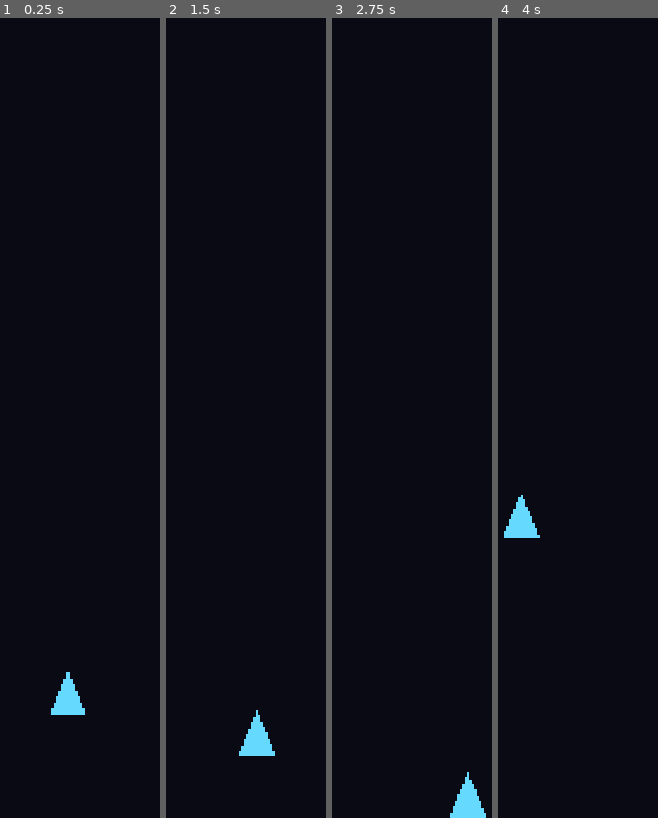
Above: before the commit, frames 1-4 (left to right).
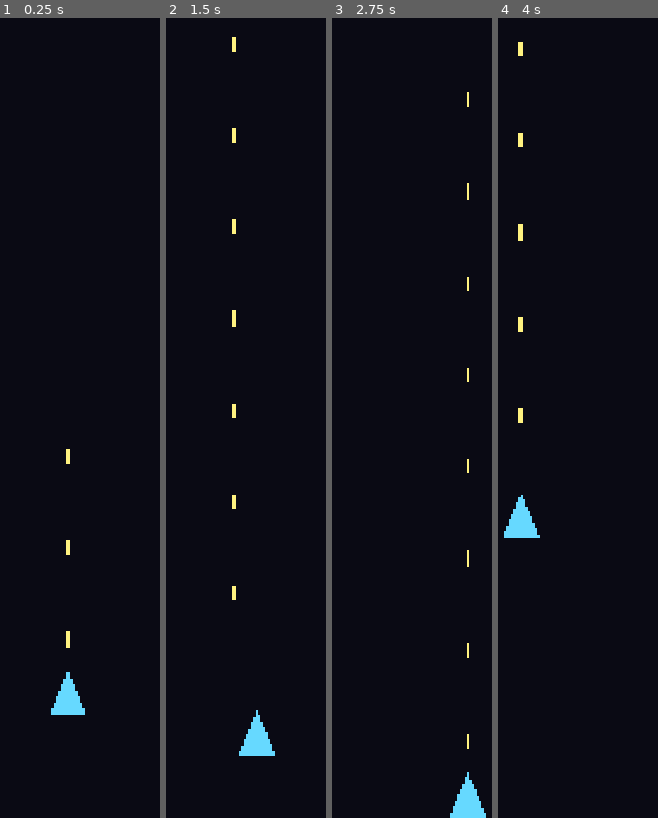
Above: after the commit, the same moments.

Repository: GDPonsoni/Nucleon-Squad-3D
Game: Godot game, scene res://scenes/main.tscn
Two runs of this game, one before a commit and one after it. Both use one fixed random seed, a clock stepped at 60 frames per second and the inputs below.
Inputs (mouse positions are in pixels of both pictures, inside the frame that each line leads up to):
- Up to frame 1 (0.25 s): no input
- Up to frame 2 (1.5 s): tap Enter at 0.5 s; move the mouse to (outside the picture) at 0.52 s; click (outside the picture) at 0.67 s; tap Space at 1.25 s; drag from (outside the picture) to (210, 578) at 1.27 s
- Up to frame 3 (2.75 s): move the mouse to (445, 242) at 2.02 s; click (445, 242) at 2.17 s
- Up to frame 4 (4 s): tap Enter at 2.75 s; drag from (542, 578) to (outside the picture) at 2.77 s; move the mouse to (outside the picture) at 3.52 s; click (outside the picture) at 3.67 s

The runs differ from the first frame. In frame 1, 0.1% of the frame differs, in the area x 41-44%, y 53-79%; in frame 2, 0.3%, in the area x 41-44%, y 2-73%; in frame 3, 0.2%; in frame 4, 0.3%.

Commit message:
feat(weapons): adiciona tiro automático com pooling de projéteis
Co-Authored-By: Claude Opus 5.5 <noreply@anthropic.com>

Diff:
--- a/scripts/core/main.gd
+++ b/scripts/core/main.gd
@@ -3,6 +3,8 @@
 
 var touch_input: TouchInput
 var player: Player
+var bullet_pool: BulletPool
+var gun: AutoGun
 
 
 func _ready() -> void:
@@ -12,7 +14,17 @@
 	touch_input.name = "TouchInput"
 	add_child(touch_input)
 
+	# Pool antes da nave para os projéteis ficarem atrás dela
+	bullet_pool = BulletPool.new()
+	bullet_pool.name = "BulletPool"
+	add_child(bullet_pool)
+
 	player = Player.new()
 	player.name = "Player"
 	add_child(player)
 	player.bind_input(touch_input)
+
+	gun = AutoGun.new()
+	gun.name = "AutoGun"
+	add_child(gun)
+	gun.setup(player, bullet_pool)
--- /dev/null
+++ b/scripts/weapons/auto_gun.gd
@@ -0,0 +1,21 @@
+class_name AutoGun
+extends Node
+## Tiro automático contínuo a partir da ponta da nave.
+
+var _shooter: Node2D
+var _pool: BulletPool
+var _cooldown: float = 0.0
+
+
+func setup(shooter: Node2D, pool: BulletPool) -> void:
+	_shooter = shooter
+	_pool = pool
+
+
+func _process(delta: float) -> void:
+	# delta escalado: a cadência também desacelera na câmera lenta
+	_cooldown -= delta
+	if _cooldown > 0.0:
+		return
+	_cooldown += 1.0 / Params.fire_rate
+	_pool.spawn(_shooter.position + Vector2(0.0, -Params.ship_size.y * 0.5))
--- /dev/null
+++ b/scripts/weapons/bullet.gd
@@ -0,0 +1,26 @@
+class_name Bullet
+extends Node2D
+## Projétil reutilizável (vive no BulletPool). Sobe em linha reta.
+
+signal expired(bullet: Bullet)
+
+
+func activate(pos: Vector2) -> void:
+	position = pos
+	visible = true
+	set_process(true)
+
+
+func deactivate() -> void:
+	visible = false
+	set_process(false)
+
+
+func _process(delta: float) -> void:
+	position.y -= Params.bullet_speed * delta
+	if position.y < get_viewport_rect().position.y - Params.bullet_size.y:
+		expired.emit(self)
+
+
+func _draw() -> void:
+	draw_rect(Rect2(-Params.bullet_size * 0.5, Params.bullet_size), Params.bullet_color)
--- /dev/null
+++ b/scripts/weapons/bullet_pool.gd
@@ -0,0 +1,27 @@
+class_name BulletPool
+extends Node2D
+## Pool de projéteis: todos criados no início, nunca instanciados por tiro.
+
+var _free: Array[Bullet] = []
+
+
+func _ready() -> void:
+	for i in Params.bullet_pool_size:
+		var bullet := Bullet.new()
+		add_child(bullet)
+		bullet.deactivate()
+		bullet.expired.connect(release)
+		_free.append(bullet)
+
+
+## Retorna false se o pool estiver esgotado (o tiro é descartado).
+func spawn(pos: Vector2) -> bool:
+	if _free.is_empty():
+		return false
+	_free.pop_back().activate(pos)
+	return true
+
+
+func release(bullet: Bullet) -> void:
+	bullet.deactivate()
+	_free.append(bullet)
Not shown, added: scripts/weapons/auto_gun.gd.uid
Not shown, added: scripts/weapons/bullet.gd.uid
Not shown, added: scripts/weapons/bullet_pool.gd.uid
